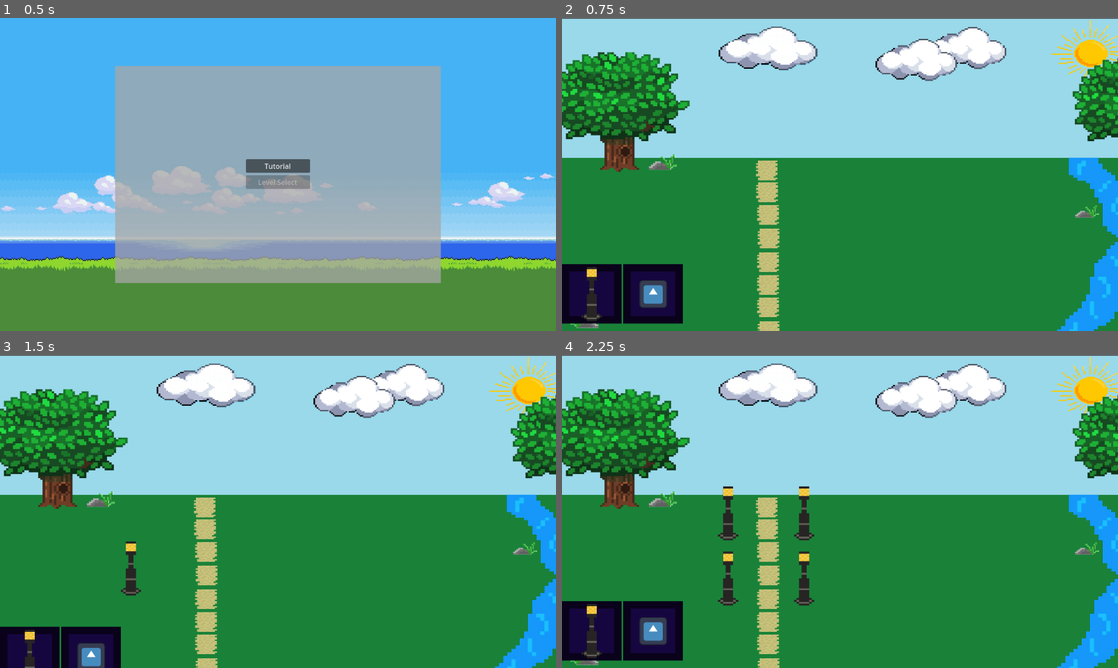
Above: before the commit, frames 1-4 (two rows, left to right).
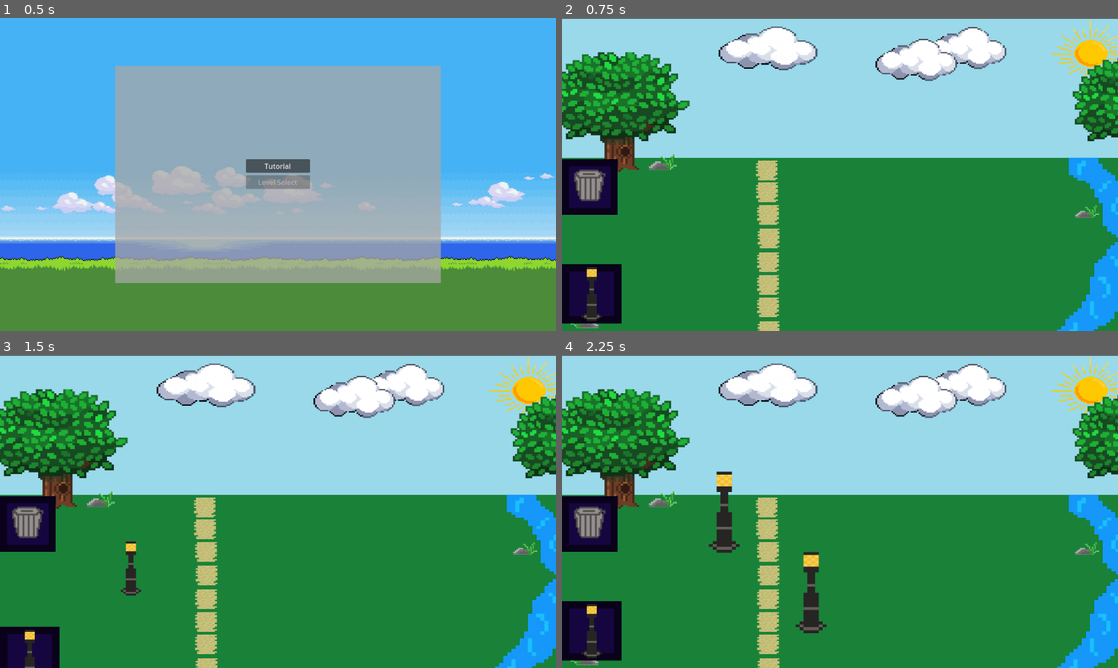
Above: after the commit, the same moments.

Repository: SkinnyJeansPear/PX-Group-2-Repo
Game: Godot game, scene res://Scenes/main_menu.tscn
Same seed, same stepped clock (60 frames per second), same inputs: the game is played once before the commit and once after it. The engine's default icon, where the game draws it, is replaced by a stand-in: a white triangle on a blue panel in a dark square.
Inputs (mouse positions are in pixels of both pictures, inside the frame that each line leads up to):
- Up to frame 1 (0.5 s): no input
- Up to frame 2 (0.75 s): click "Tutorial" at 0.5 s
- Up to frame 3 (1.5 s): tap Enter at 1.25 s; drag from (27, 630) to (333, 442) at 1.27 s
- Up to frame 4 (2.25 s): drag from (650, 655) to (812, 574) at 2.02 s

Frame 1 is identical in both runs. In frame 2, 3.8% of the frame differs, in the area x 0-22%, y 45-98%; in frame 3, 3.2%; in frame 4, 5.9%, in the area x 0-48%, y 37-98%.

Commit message:
Object Scaling
can now set the scaling of objects to be bigger or smaller when dragging them onto the scene.

Diff:
--- a/Scenes/Levels/Test.tscn
+++ b/Scenes/Levels/Test.tscn
@@ -6,7 +6,7 @@
 [ext_resource type="Texture2D" uid="uid://bqeiso0gw3hd" path="res://Assests/lamp.png" id="3_jrtxw"]
 [ext_resource type="Texture2D" uid="uid://c6g7jxggoguoa" path="res://Assests/box.png" id="3_pdb2y"]
 [ext_resource type="Script" uid="uid://df4dud7inlen8" path="res://Scenes/Levels/object.gd" id="4_jrtxw"]
-[ext_resource type="Texture2D" uid="uid://b4ukn46hu7uqa" path="res://icon.svg" id="7_1yd5k"]
+[ext_resource type="Texture2D" uid="uid://luro8a7fj5cs" path="res://Assests/bin.png" id="8_detqq"]
 
 [sub_resource type="TileSetAtlasSource" id="TileSetAtlasSource_pdb2y"]
 texture = ExtResource("2_jrtxw")
@@ -88,24 +88,30 @@
 expand_mode = 1
 script = ExtResource("4_jrtxw")
 
-[node name="TextureRect2" type="TextureRect" parent="NavBar/ScrollContainer/HBoxContainer"]
-layout_mode = 2
+[node name="TrashBar" type="Control" parent="."]
+layout_mode = 3
+anchors_preset = 0
+offset_right = 40.0
+offset_bottom = 40.0
+
+[node name="TextureRect" type="TextureRect" parent="TrashBar"]
+layout_mode = 1
+offset_top = 325.0
+offset_right = 128.0
+offset_bottom = 453.0
 texture = ExtResource("3_pdb2y")
-expand_mode = 2
 
-[node name="icon" type="TextureRect" parent="NavBar/ScrollContainer/HBoxContainer/TextureRect2"]
+[node name="bin" type="TextureRect" parent="TrashBar/TextureRect"]
 layout_mode = 1
 anchors_preset = 8
 anchor_left = 0.5
 anchor_top = 0.5
 anchor_right = 0.5
 anchor_bottom = 0.5
-offset_left = -32.0
-offset_top = -32.0
-offset_right = 32.0
-offset_bottom = 32.0
+offset_left = -64.0
+offset_top = -64.0
+offset_right = 64.0
+offset_bottom = 64.0
 grow_horizontal = 2
 grow_vertical = 2
-texture = ExtResource("7_1yd5k")
-expand_mode = 1
-script = ExtResource("4_jrtxw")
+texture = ExtResource("8_detqq")
--- a/Scenes/Levels/game_manager.gd
+++ b/Scenes/Levels/game_manager.gd
@@ -2,15 +2,17 @@
 
 var object_positions = {
 	"lamp": [
-		Vector2(525, 300),
-		Vector2(350, 300),
-		Vector2(350, 450),
+		Vector2(325, 265),
 		Vector2(525, 450)
 	],
 	"icon": [
-		Vector2(750, 500),
-		Vector2(500, 500)
+		Vector2(500, 250)
 	]
 }
 
+var drag_scales = {
+	"lamp": Vector2(1.5, 1.5),
+	"icon": Vector2(1,1)
+}
+
 var used_positions: Array = []
--- a/Scenes/Levels/object.gd
+++ b/Scenes/Levels/object.gd
@@ -7,6 +7,12 @@
 var drag_sprite: TextureRect = null
 var offset = Vector2.ZERO
 var nav_bar_tween = null
+
+# When dragging
+var drag_scales = {
+	"lamp": Vector2(1, 1)
+}
+
 
 @onready var game_manager: Node = $"../../../../../GameManager"
 @onready var drag_layer: Control = get_tree().get_root().get_node("Main/CanvasLayer/DragLayer")
@@ -48,15 +54,19 @@
 
 	nav_bar.mouse_filter = MOUSE_FILTER_IGNORE if should_hide else MOUSE_FILTER_STOP
 
-
 func start_drag():
 	dragging = true
 	drag_sprite = duplicate()
 	drag_sprite.set_script(null)
-	drag_sprite.name = name  # Preserve original name
+	drag_sprite.name = name
 	drag_layer.add_child(drag_sprite)
 
-	var sprite_size = drag_sprite.get_size()
+
+	var obj_name = drag_sprite.name.to_lower()
+	var scale = drag_scales.get(obj_name, Vector2(1, 1))  # fallback = 1x
+	drag_sprite.scale = scale
+
+	var sprite_size = drag_sprite.get_size() * scale
 	offset = sprite_size / 2
 
 	drag_sprite.global_position = get_global_mouse_position() - offset
@@ -64,6 +74,7 @@
 
 	await get_tree().process_frame
 	slide_nav_bar(true)
+
 
 func end_drag():
 	dragging = false
@@ -85,6 +96,11 @@
 					clone.set_script(null)
 					clone.name = object_name
 					drag_layer.add_child(clone)
+
+					if game_manager.drag_scales.has(object_name):
+						clone.scale = game_manager.drag_scales[object_name]
+					else:
+						clone.scale = Vector2(1, 1)  # default fallback scale
 
 					clone.global_position = pos
 					clone.z_index = 1000
Binary file added: Assests/bin.png
Not shown, changed: Assests/bin.png.import
Binary file removed: park-with-a.png
